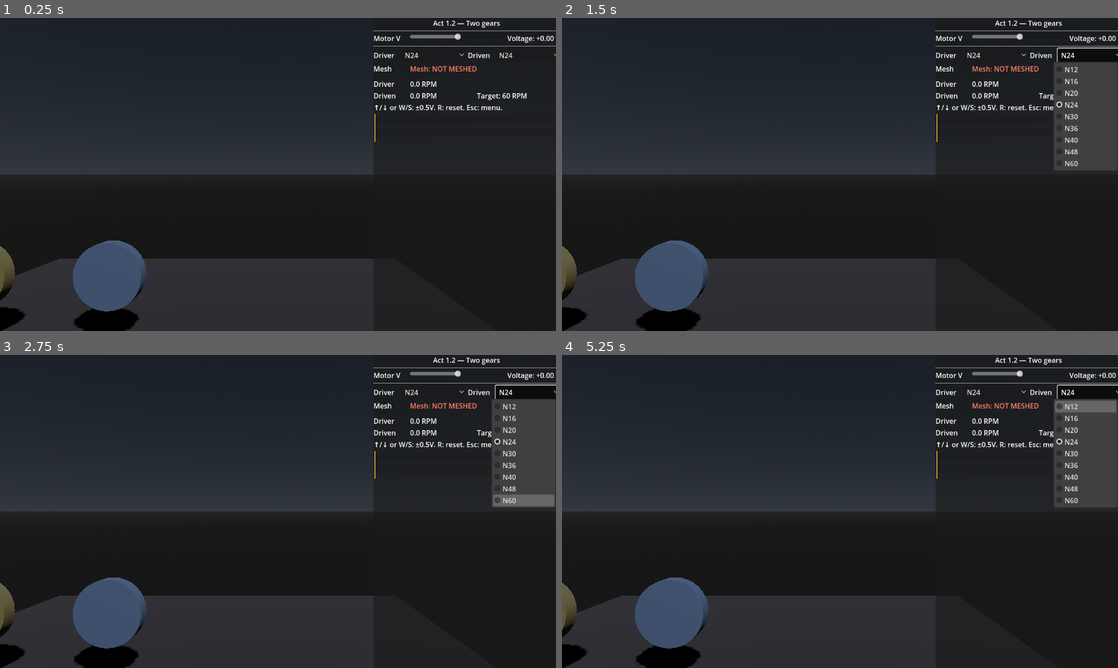
Above: before the commit, frames 1-4 (two rows, left to right).
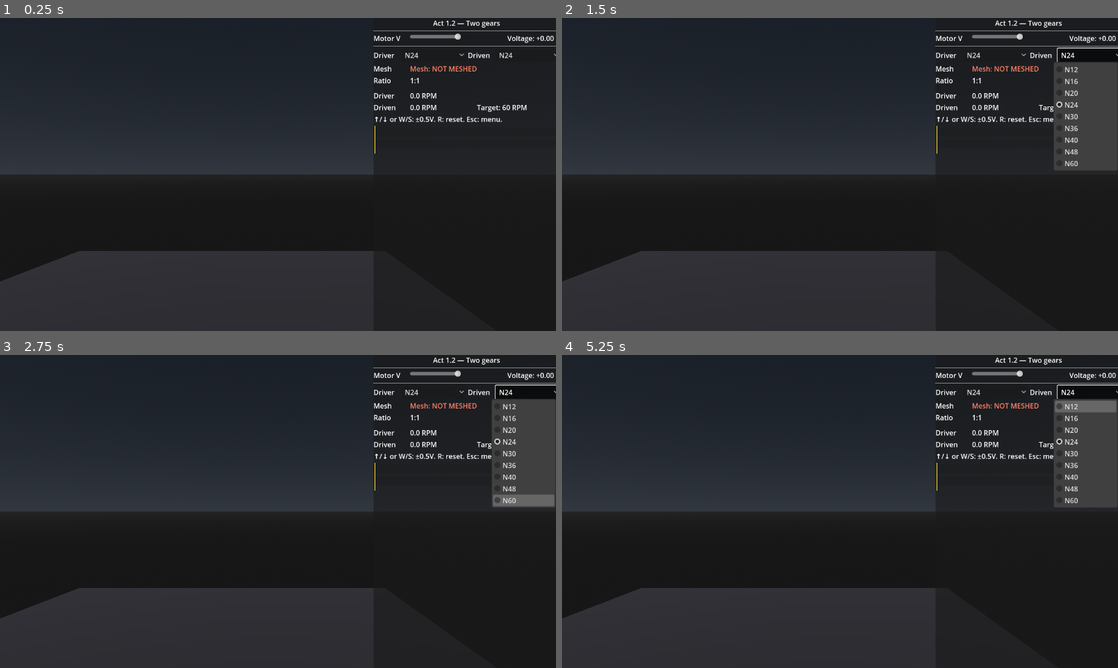
Above: after the commit, the same moments.

Repository: Bowie375/Personal
Game: Godot game, scene res://scenes/level_1_2.tscn
Two runs of this game, one before a commit and one after it. Both use one fixed random seed, a clock stepped at 60 frames per second and the inputs below. This scene is started directly instead of the project's main scene.
Inputs:
- Up to frame 1 (0.25 s): no input
- Up to frame 2 (1.5 s): click "N24" at 0.5 s; click "N24" at 1.25 s
- Up to frame 3 (2.75 s): tap Enter at 2 s; hold Up (torque_up) from 2.03 s (still down)
- Up to frame 4 (5.25 s): tap R (reset_level) every 0.75 s from 2.75 to 5 s; release Up (torque_up) at 2.78 s; hold Down (torque_down) 2.78-3.53 s; hold Up (torque_up) 3.53-5.03 s; hold Down (torque_down) from 5.03 s (still down)

The runs differ from the first frame. In frame 1, 5.2% of the frame differs, in the area x 0-95%, y 19-100%; in frame 2, 5.1%; in frame 3, 5.1%; in frame 4, 5.1%.
Error after the commit: Parse Error: Too many arguments for "get()" call. Expected at most 1 but received 2. (res://scripts/gear_visual.gd:48)

Commit message:
level: 1.2 — always-meshed gears, procedural teeth, dynamic layout
Two correctness issues with the previous 1.2:

1. Mesh check was wrong. Real spur gears with the same module always
   mesh; the old code required center_distance == 30.0, so any
   non-1:1 pair reported "NOT MESHED" even though they physically
   mesh. Fix: frame_center_distance is now None by default and
   auto-sizes to the chosen pair's pitch-radius sum. The 3D scene
   tracks this via gear_assembly.gd, which moves the driver and
   driven gear nodes to the new center distance as soon as the
   bridge reports it.

2. Gear visualization was a uniform cylinder. From a frontal camera
   a spinning disc looks static, so the user couldn't tell rotation
   was happening. Replaced the static mesh with a procedural gear
   built in gear_visual.gd::build_gear_surface — flat disc in the
   XZ plane, trapezoidal teeth, hub hole. Mesh rebuilds on
   gear_teeth_changed so the visual always matches the player's
   selection. Color is per-gear and set via the gear_color export.

Other:
- HUD gets a "Ratio: N_ : N_  (1:X)" row so the player sees the
  ratio in standard form.
- Level state carries center_distance in extras.
- Bridge tests pick a free UDP port (was 9999 — TIME_WAIT collisions).
- Bridge server sets SO_REUSEADDR / SO_REUSEPORT.

49 tests pass. ruff clean.

Co-Authored-By: Claude Haiku 4.5 <noreply@anthropic.com>

Diff:
--- a/godot/scenes/level_1_2.tscn
+++ b/godot/scenes/level_1_2.tscn
@@ -1,31 +1,10 @@
-[gd_scene load_steps=14 format=3 uid="uid://robot_forge_level_1_2"]
+[gd_scene load_steps=10 format=3 uid="uid://robot_forge_level_1_2"]
 
 [ext_resource type="Script" path="res://scripts/level_state.gd" id="1_state"]
 [ext_resource type="Script" path="res://scripts/gear_hud.gd" id="2_hud"]
 [ext_resource type="Script" path="res://scripts/gear_visual.gd" id="3_visual"]
-[ext_resource type="Script" path="res://scripts/level_controller.gd" id="4_ctrl"]
-
-[sub_resource type="CylinderMesh" id="CylinderMesh_driver"]
-top_radius = 0.5
-bottom_radius = 0.5
-height = 0.2
-radial_segments = 32
-
-[sub_resource type="CylinderMesh" id="CylinderMesh_driven"]
-top_radius = 0.5
-bottom_radius = 0.5
-height = 0.2
-radial_segments = 32
-
-[sub_resource type="StandardMaterial3D" id="Mat_driver"]
-albedo_color = Color(0.7, 0.65, 0.45, 1)
-metallic = 0.7
-roughness = 0.3
-
-[sub_resource type="StandardMaterial3D" id="Mat_driven"]
-albedo_color = Color(0.5, 0.6, 0.75, 1)
-metallic = 0.7
-roughness = 0.3
+[ext_resource type="Script" path="res://scripts/gear_assembly.gd" id="4_assembly"]
+[ext_resource type="Script" path="res://scripts/level_controller.gd" id="5_ctrl"]
 
 [sub_resource type="PlaneMesh" id="PlaneMesh_floor"]
 size = Vector2(10, 10)
@@ -63,7 +42,7 @@
 light_energy = 1.0
 
 [node name="Camera3D" type="Camera3D" parent="."]
-transform = Transform3D(1, 0, 0, 0, 1, 0, 0, 0, 1, 1.5, 2.5, 5)
+transform = Transform3D(1, 0, 0, 0, 1, 0, 0, 0, 1, 1.5, 2.5, 6)
 fov = 50.0
 
 [node name="Floor" type="MeshInstance3D" parent="."]
@@ -72,24 +51,26 @@
 material_override = SubResource("Mat_floor")
 
 [node name="GearAssembly" type="Node3D" parent="."]
+script = ExtResource("4_assembly")
+state_path = NodePath("../LevelState")
+driver_path = NodePath("DriverGear")
+driven_path = NodePath("DrivenGear")
 
 [node name="DriverGear" type="MeshInstance3D" parent="GearAssembly"]
 transform = Transform3D(1, 0, 0, 0, 1, 0, 0, 0, 1, -3, 1, 0)
-mesh = SubResource("CylinderMesh_driver")
-material_override = SubResource("Mat_driver")
 script = ExtResource("3_visual")
 state_path = NodePath("../../LevelState")
 joint_id = 0
 spin_axis = Vector3(0, 0, 1)
+gear_color = Color(0.7, 0.65, 0.45, 1)
 
 [node name="DrivenGear" type="MeshInstance3D" parent="GearAssembly"]
 transform = Transform3D(1, 0, 0, 0, 1, 0, 0, 0, 1, -1, 1, 0)
-mesh = SubResource("CylinderMesh_driven")
-material_override = SubResource("Mat_driven")
 script = ExtResource("3_visual")
 state_path = NodePath("../../LevelState")
 joint_id = 1
 spin_axis = Vector3(0, 0, 1)
+gear_color = Color(0.5, 0.6, 0.75, 1)
 
 [node name="Motor" type="MeshInstance3D" parent="."]
 transform = Transform3D(1, 0, 0, 0, 1, 0, 0, 0, 1, -4.5, 1, 0)
@@ -124,6 +105,7 @@
 driver_gear_select_path = NodePath("VBox/GearRow/DriverGearSelect")
 driven_gear_select_path = NodePath("VBox/GearRow/DrivenGearSelect")
 mesh_status_label_path = NodePath("VBox/MeshStatusRow/MeshStatusValue")
+ratio_value_label_path = NodePath("VBox/RatioRow/RatioValue")
 diagnostic_panel_path = NodePath("../DiagnosticPanel")
 diagnostic_message_label_path = NodePath("../DiagnosticPanel/VBox/DiagMessage")
 diagnostic_hint_label_path = NodePath("../DiagnosticPanel/VBox/DiagHint")
@@ -182,6 +164,15 @@
 
 [node name="MeshStatusValue" type="Label" parent="HUD/VBox/MeshStatusRow"]
 text = "Mesh: ?"
+
+[node name="RatioRow" type="HBoxContainer" parent="HUD/VBox"]
+
+[node name="RatioLabel" type="Label" parent="HUD/VBox/RatioRow"]
+custom_minimum_size = Vector2(80, 0)
+text = "Ratio"
+
+[node name="RatioValue" type="Label" parent="HUD/VBox/RatioRow"]
+text = "1:1"
 
 [node name="HSep3" type="HSeparator" parent="HUD/VBox"]
 
--- /dev/null
+++ b/godot/scripts/gear_assembly.gd
@@ -0,0 +1,63 @@
+extends Node3D
+
+## Positions the driver and driven gears in the 3D scene based on the
+## current center distance from the sim. The bridge sends center_distance
+## in the sim-state extras; we listen and update the gear world positions.
+##
+## Convention: gears are placed along the X axis, with the driver at
+## -center_distance/2 and the driven at +center_distance/2. Both sit at
+## y=GEAR_HEIGHT (their spin axes align with world Z, so the discs face
+## the camera).
+
+@export var state_path: NodePath
+@export var driver_path: NodePath
+@export var driven_path: NodePath
+const GEAR_HEIGHT: float = 1.0
+
+var _state: Node
+var _driver: Node3D
+var _driven: Node3D
+var _last_distance: float = 0.0
+
+func _ready() -> void:
+	_state = get_node_or_null(state_path)
+	_driver = get_node_or_null(driver_path) as Node3D
+	_driven = get_node_or_null(driven_path) as Node3D
+	if _state == null or _driver == null or _driven == null:
+		push_error("GearAssembly: missing state or gear nodes")
+		return
+	if not _state.has_signal("gear_teeth_changed"):
+		push_error("GearAssembly: state missing gear_teeth_changed signal")
+		return
+	_state.connect("gear_teeth_changed", _on_gears)
+	# Apply initial distance from state if known.
+	_apply_state_distance()
+
+func _process(_delta: float) -> void:
+	# Bridge may send center_distance without a gear change (e.g. on level
+	# start). Poll the state to catch the first packet.
+	var cd: float = float(_state.get("center_distance", 0.0))
+	if cd > 0.0 and abs(cd - _last_distance) > 1e-4:
+		_apply_distance(cd)
+
+func _on_gears(_driver_t: int, _driven_t: int) -> void:
+	_apply_state_distance()
+
+func _apply_state_distance() -> void:
+	var cd: float = float(_state.get("center_distance", 0.0))
+	if cd > 0.0:
+		_apply_distance(cd)
+
+func _apply_distance(cd: float) -> void:
+	_last_distance = cd
+	# Visual scale: real sim units are pitch_r = 15 for N30 (so cd=30 for
+	# 1:1). At scale 0.05 the N30 gear is 0.6 wide and the assembly is
+	# 1.5 across — fits the camera's left-3D area (~3 units wide) for any
+	# reasonable pair. Both position and mesh scale use the same factor
+	# so meshing gears touch at the right place.
+	const VISUAL_SCALE: float = 0.05
+	var offset: float = cd * 0.5 * VISUAL_SCALE
+	_driver.position = Vector3(-offset, GEAR_HEIGHT, 0)
+	_driven.position = Vector3(+offset, GEAR_HEIGHT, 0)
+	_driver.scale = Vector3.ONE * VISUAL_SCALE
+	_driven.scale = Vector3.ONE * VISUAL_SCALE
--- a/godot/scripts/gear_hud.gd
+++ b/godot/scripts/gear_hud.gd
@@ -14,6 +14,7 @@
 @export var driver_gear_select_path: NodePath
 @export var driven_gear_select_path: NodePath
 @export var mesh_status_label_path: NodePath
+@export var ratio_value_label_path: NodePath
 @export var diagnostic_panel_path: NodePath
 @export var diagnostic_message_label_path: NodePath
 @export var diagnostic_hint_label_path: NodePath
@@ -159,6 +160,19 @@
 				_sending = true
 				nsel.selected = idx2
 				_sending = false
+	# Ratio: driver teeth : driven teeth (simplifies visually).
+	if d_teeth > 0 and dn_teeth > 0:
+		var ratio_lbl: Label = get_node(ratio_value_label_path) as Label
+		if ratio_lbl != null:
+			var g: int = _gcd(d_teeth, dn_teeth)
+			ratio_lbl.text = "N%d : N%d  (1:%.2f)" % [d_teeth / g, dn_teeth / g, float(d_teeth) / float(dn_teeth)]
+
+static func _gcd(a: int, b: int) -> int:
+	while b != 0:
+		var t: int = b
+		b = a % b
+		a = t
+	return a
 
 func _on_meshed(meshed: bool) -> void:
 	var lbl: Label = get_node(mesh_status_label_path) as Label
--- a/godot/scripts/gear_visual.gd
+++ b/godot/scripts/gear_visual.gd
@@ -1,6 +1,11 @@
 extends MeshInstance3D
 
 ## Rotates a gear mesh from a specific joint id in LevelState.
+##
+## Listens for joint angle updates and applies a Y→spin_axis alignment
+## so the gear disc spins in place around the chosen axis. Also listens
+## for gear_teeth_changed so the mesh can be rebuilt to match the new
+## tooth count (gear size and tooth count must agree visually).
 ##
 ## A Godot CylinderMesh has its geometry axis along +Y. To spin the gear
 ## in place around an arbitrary world axis, we reorient the mesh once
@@ -9,19 +14,44 @@
 @export var state_path: NodePath
 @export var joint_id: int = 0
 @export var spin_axis: Vector3 = Vector3(0, 0, 1)
+@export var gear_color: Color = Color(0.7, 0.65, 0.45, 1.0)
+
+const GEAR_MODULE := 1.0
+const GEAR_THICKNESS := 0.4
+# The visible gear is drawn at this fraction of the pitch radius.
+# A value < 1.0 keeps adjacent meshing gears from visually overlapping
+# (since the real addendum would make outer radii sum to > center
+# distance). 0.8 leaves a small visible gap between meshing gears.
+const VISUAL_TIP_FACTOR := 0.8
 
 var _state: Node
 var _angle: float = 0.0
 var _world_basis: Basis
 var _axis_align: Basis
+var _teeth: int = 0
 
 func _ready() -> void:
 	_world_basis = transform.basis
 	_axis_align = _compute_axis_align(spin_axis)
 	transform.basis = _world_basis * _axis_align
 	_state = get_node_or_null(state_path)
-	if _state != null and _state.has_signal("joint_changed"):
+	if _state == null:
+		return
+	if _state.has_signal("joint_changed"):
 		_state.connect("joint_changed", _on_joint)
+	if _state.has_signal("gear_teeth_changed"):
+		_state.connect("gear_teeth_changed", _on_gears)
+	# If the state already has a tooth count, build the mesh now.
+	_initial_teeth_from_state()
+
+func _initial_teeth_from_state() -> void:
+	var driver_t: int = int(_state.get("driver_teeth", 0))
+	var driven_t: int = int(_state.get("driven_teeth", 0))
+	var t: int = driver_t if joint_id == 0 else driven_t
+	if t <= 0:
+		t = 30  # safe default if bridge hasn't sent state yet
+	_teeth = t
+	_rebuild_mesh()
 
 func _on_joint(jid: int, _rpm: float, angle: float) -> void:
 	if jid == joint_id:
@@ -29,8 +59,128 @@
 		var axis: Vector3 = spin_axis.normalized()
 		transform.basis = _world_basis * _axis_align * Basis(axis, _angle)
 
+func _on_gears(driver_t: int, driven_t: int) -> void:
+	var t: int = driver_t if joint_id == 0 else driven_t
+	if t > 0 and t != _teeth:
+		_teeth = t
+		_rebuild_mesh()
+
+func _rebuild_mesh() -> void:
+	var st := SurfaceTool.new()
+	st.begin(Mesh.PRIMITIVE_TRIANGLES)
+	_build_gear_surface(st, _teeth, GEAR_MODULE, GEAR_THICKNESS)
+	st.set_color(gear_color)
+	st.generate_normals()
+	mesh = st.commit()
+
+# Procedural spur-gear geometry. The gear is a flat disc in the XZ plane
+# with its axis along +Y — same convention as a Godot CylinderMesh. The
+# _axis_align basis then reorients Y → spin_axis so the disc spins flat
+# around the chosen world axis.
+#
+# Per tooth: a trapezoid with its bottom on the root circle and its
+# top on the outer circle. Plus a hub hole through the center.
+func _build_gear_surface(
+	st: SurfaceTool, p_teeth: int, p_module: float, p_thickness: float
+) -> void:
+	var pitch_r: float = p_module * p_teeth / 2.0
+	# Visual outer is < pitch_r + addendum to keep meshing gears apart.
+	var outer_r: float = pitch_r * VISUAL_TIP_FACTOR
+	var root_r: float = outer_r * 0.85
+	var hub_r: float = max(p_module * 0.8, root_r * 0.25)
+	var half_t: float = p_thickness * 0.5
+	var tooth_angle: float = TAU / float(p_teeth)
+	var tooth_w: float = tooth_angle * 0.5 * 0.5  # half-width of one tooth
+
+	# 2D outline in the XZ plane: each point is (x, z); y is the thickness axis.
+	var outline: Array[Vector2] = []
+	for i in p_teeth:
+		var center: float = float(i) * tooth_angle
+		var a_left_root: float = center - tooth_w
+		var a_left_outer: float = center - tooth_w * 0.6
+		var a_right_outer: float = center + tooth_w * 0.6
+		var a_right_root: float = center + tooth_w
+		outline.append(Vector2(cos(a_left_root) * root_r, sin(a_left_root) * root_r))
+		outline.append(Vector2(cos(a_left_outer) * outer_r, sin(a_left_outer) * outer_r))
+		outline.append(Vector2(cos(a_right_outer) * outer_r, sin(a_right_outer) * outer_r))
+		outline.append(Vector2(cos(a_right_root) * root_r, sin(a_right_root) * root_r))
+
+	var n_outline: int = outline.size()
+	# Top (+y) and bottom (-y) faces, fanned from the center.
+	for face_sign in [1, -1]:
+		var y: float = half_t * face_sign
+		var normal_dir: Vector3 = Vector3(0, 1, 0) * face_sign
+		for i in n_outline:
+			var p0: Vector2 = outline[i]
+			var p1: Vector2 = outline[(i + 1) % n_outline]
+			if face_sign > 0:
+				st.set_normal(normal_dir)
+				st.add_vertex(Vector3(p0.x, y, p0.y))
+				st.set_normal(normal_dir)
+				st.add_vertex(Vector3(p1.x, y, p1.y))
+				st.set_normal(normal_dir)
+				st.add_vertex(Vector3(0, y, 0))
+			else:
+				st.set_normal(normal_dir)
+				st.add_vertex(Vector3(0, y, 0))
+				st.set_normal(normal_dir)
+				st.add_vertex(Vector3(p1.x, y, p1.y))
+				st.set_normal(normal_dir)
+				st.add_vertex(Vector3(p0.x, y, p0.y))
+
+	# Side wall: outward-facing quads around the XZ outline, connecting ±y.
+	for i in n_outline:
+		var p0: Vector2 = outline[i]
+		var p1: Vector2 = outline[(i + 1) % n_outline]
+		var v0_top: Vector3 = Vector3(p0.x, half_t, p0.y)
+		var v1_top: Vector3 = Vector3(p1.x, half_t, p1.y)
+		var v0_bot: Vector3 = Vector3(p0.x, -half_t, p0.y)
+		var v1_bot: Vector3 = Vector3(p1.x, -half_t, p1.y)
+		# Outward normal in the XZ plane.
+		var edge: Vector2 = (p1 - p0)
+		var outward: Vector2 = Vector2(edge.y, -edge.x).normalized()
+		var mid: Vector2 = (p0 + p1) * 0.5
+		if outward.dot(mid) < 0.0:
+			outward = -outward
+		var n: Vector3 = Vector3(outward.x, 0, outward.y)
+		st.set_normal(n)
+		st.add_vertex(v0_top)
+		st.set_normal(n)
+		st.add_vertex(v1_top)
+		st.set_normal(n)
+		st.add_vertex(v1_bot)
+		st.set_normal(n)
+		st.add_vertex(v0_top)
+		st.set_normal(n)
+		st.add_vertex(v1_bot)
+		st.set_normal(n)
+		st.add_vertex(v0_bot)
+
+	# Hub hole: an inner cylinder wall so the silhouette has a center bore.
+	var hub_segments: int = 24
+	for i in hub_segments:
+		var a0: float = TAU * float(i) / float(hub_segments)
+		var a1: float = TAU * float(i + 1) / float(hub_segments)
+		var p0_top: Vector3 = Vector3(cos(a0) * hub_r, half_t, sin(a0) * hub_r)
+		var p1_top: Vector3 = Vector3(cos(a1) * hub_r, half_t, sin(a1) * hub_r)
+		var p0_bot: Vector3 = Vector3(cos(a0) * hub_r, -half_t, sin(a0) * hub_r)
+		var p1_bot: Vector3 = Vector3(cos(a1) * hub_r, -half_t, sin(a1) * hub_r)
+		var mid_a: float = (a0 + a1) * 0.5
+		var n: Vector3 = Vector3(-cos(mid_a), 0, -sin(mid_a))
+		st.set_normal(n)
+		st.add_vertex(p0_top)
+		st.set_normal(n)
+		st.add_vertex(p1_bot)
+		st.set_normal(n)
+		st.add_vertex(p1_top)
+		st.set_normal(n)
+		st.add_vertex(p0_top)
+		st.set_normal(n)
+		st.add_vertex(p0_bot)
+		st.set_normal(n)
+		st.add_vertex(p1_bot)
+
 static func _compute_axis_align(axis: Vector3) -> Basis:
-	# Returns a basis that rotates the mesh so its +Y axis aligns with `axis`.
 	var a: Vector3 = axis.normalized()
 	if a.is_zero_approx():
 		return Basis.IDENTITY
@@ -38,6 +188,5 @@
 		return Basis.IDENTITY
 	if a == -Vector3.UP:
 		return Basis(Vector3.RIGHT, PI)
-	# General case: rotation that takes UP to a, via Quaternion.
 	var q: Quaternion = Quaternion(Vector3.UP, a)
 	return Basis(q)
--- a/godot/scripts/level_state.gd
+++ b/godot/scripts/level_state.gd
@@ -24,6 +24,7 @@
 var target_sign: int = -1
 var driver_teeth: int = 0
 var driven_teeth: int = 0
+var center_distance: float = 0.0
 var meshed: bool = false
 var won: bool = false
 var diagnostic: Dictionary = {}
@@ -79,6 +80,8 @@
 		driver_teeth = new_driver
 		driven_teeth = new_driven
 		gear_teeth_changed.emit(new_driver, new_driven)
+	var new_center_distance: float = float(extras.get("center_distance", 0.0))
+	center_distance = new_center_distance  # always update; consumers compare
 	var new_meshed: bool = bool(extras.get("meshed", true))
 	if new_meshed != meshed:
 		meshed = new_meshed
Not shown: 1 places in godot/scenes/level_1_2.tscn that only renumber resources
Not shown, changed: CHANGELOG.md
Not shown, changed: src/robot_forge/bridge/server.py
Not shown, changed: src/robot_forge/levels/level_1_2.py
Not shown, changed: tests/test_bridge.py
Not shown, changed: tests/test_level_1_2.py
